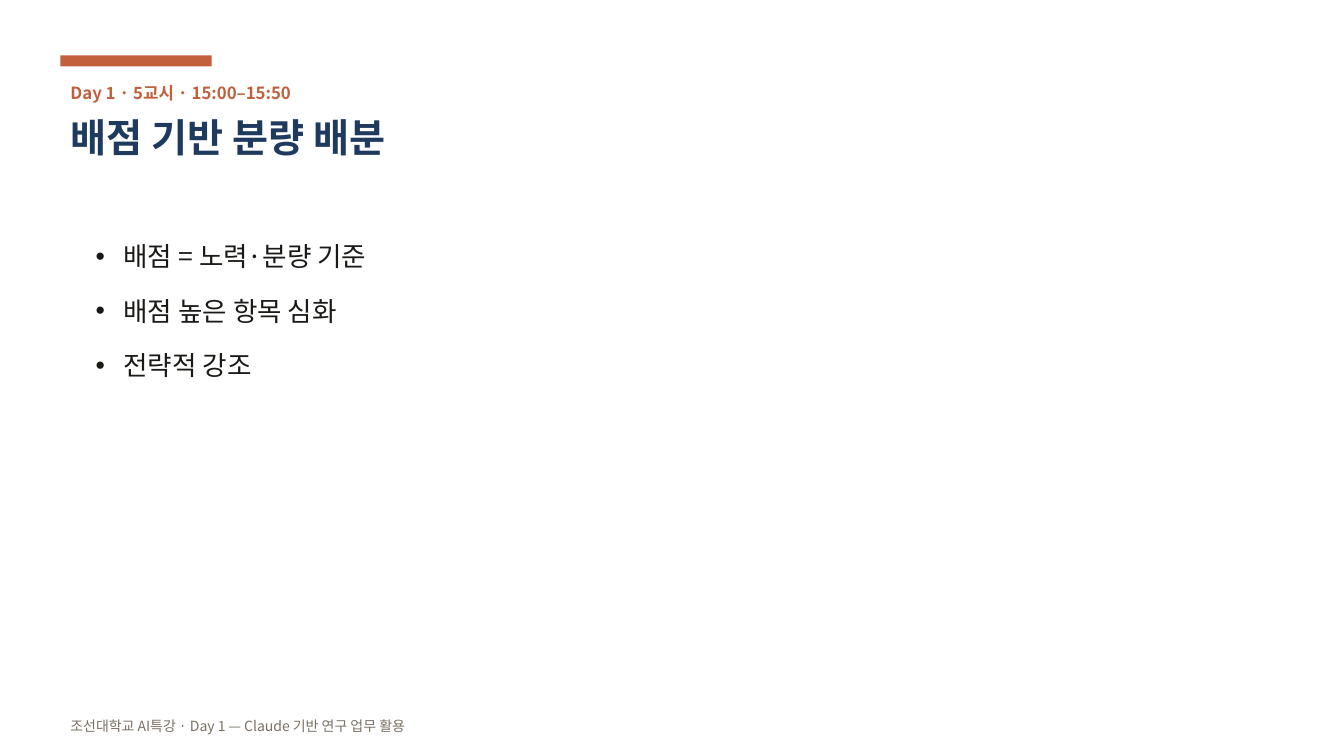
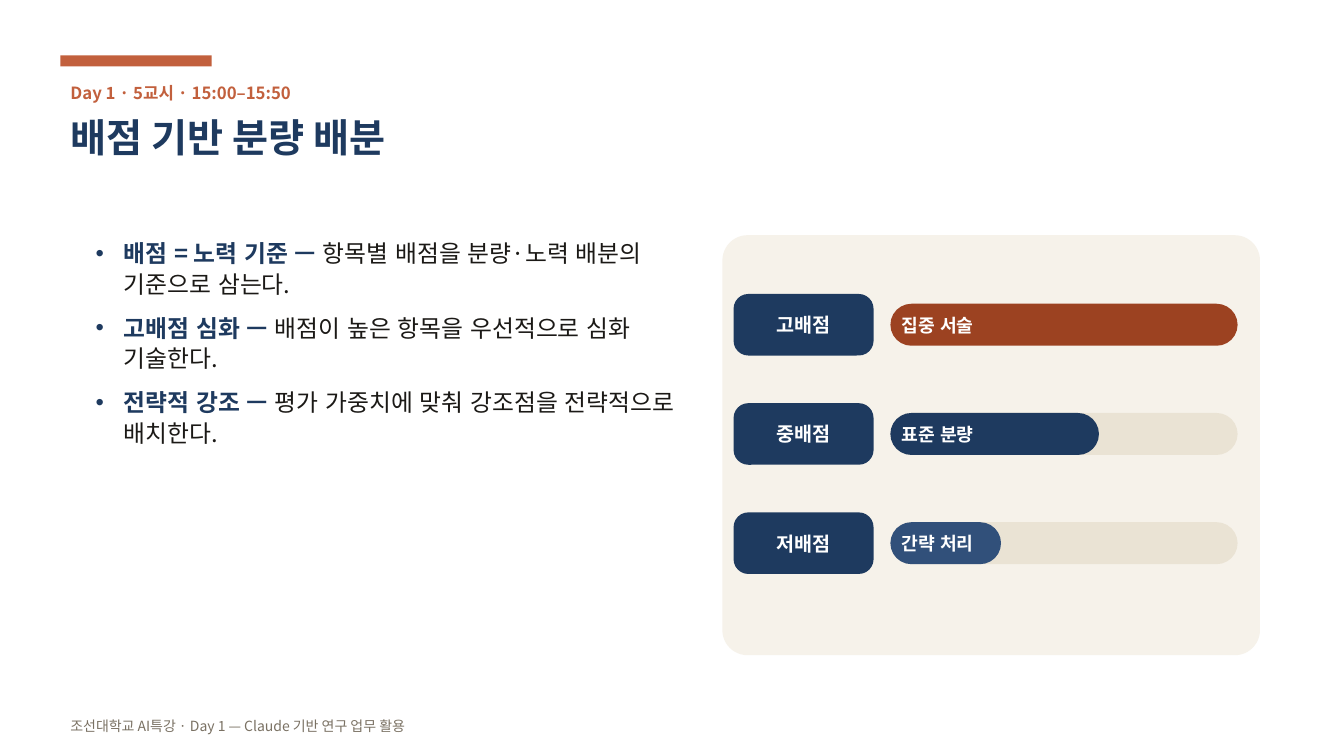
Before and after one commit to aebonlee/chosun, a slide deck: slide 46 of public/ppt/chosun-ai-day1.pptx (slide 38 before the commit). Drawn at 1344x756 pixels with LibreOffice and Linux fonts; fonts in the diff are those of the drawing. Boxes give left, top, right and bottom in pixels: in the first picture for what was removed or moved away, otherwise in the second. Text is boxed around its words. In the diff, an @@ line names an element or a change of style, - is before the commit and + after.

```diff
--- a/public/ppt/chosun-ai-day1.pptx
+++ b/public/ppt/chosun-ai-day1.pptx
@@ rounded rectangle added at <box>723,235,1260,655</box>, fill #F6F2EA @@
@@ text at <box>124,242,675,444</box>: text changed; size 19 to 17 pt @@
-• 배점 = 노력·분량 기준
-• 배점 높은 항목 심화
-• 전략적 강조
+• 배점 = 노력 기준 — 항목별 배점을 분량·노력 배분의 기준으로 삼는다.
+• 고배점 심화 — 배점이 높은 항목을 우선적으로 심화 기술한다.
+• 전략적 강조 — 평가 가중치에 맞춰 강조점을 전략적으로 배치한다.
@@ rounded rectangle added at <box>734,294,874,356</box>, fill #1E3A5F @@
@@ text added at <box>776,315,830,334</box>, 14 pt, text #FFFFFF, bold @@
+고배점
@@ rounded rectangle added at <box>890,303,1237,346</box>, fill #9C4221 @@
@@ text added at <box>902,316,973,334</box>, 13 pt, text #FFFFFF, bold @@
+집중 서술
@@ rounded rectangle added at <box>734,403,874,465</box>, fill #1E3A5F @@
@@ rounded rectangle added at <box>890,413,1237,456</box>, fill #EAE3D4 @@
@@ rounded rectangle added at <box>890,413,1099,456</box>, fill #1E3A5F @@
@@ text added at <box>776,424,830,443</box>, 14 pt, text #FFFFFF, bold @@
+중배점
@@ text added at <box>902,425,973,443</box>, 13 pt, text #FFFFFF, bold @@
+표준 분량
@@ rounded rectangle added at <box>734,512,874,574</box>, fill #1E3A5F @@
@@ text added at <box>776,534,830,553</box>, 14 pt, text #FFFFFF, bold @@
+저배점
@@ rounded rectangle added at <box>890,522,1237,565</box>, fill #EAE3D4 @@
@@ rounded rectangle added at <box>890,522,1001,565</box>, fill #31507A @@
@@ text added at <box>902,534,973,552</box>, 13 pt, text #FFFFFF, bold @@
+간략 처리
```
Also in this commit, not shown: 53 other slides changed, 58 slides added, 1 other file.
